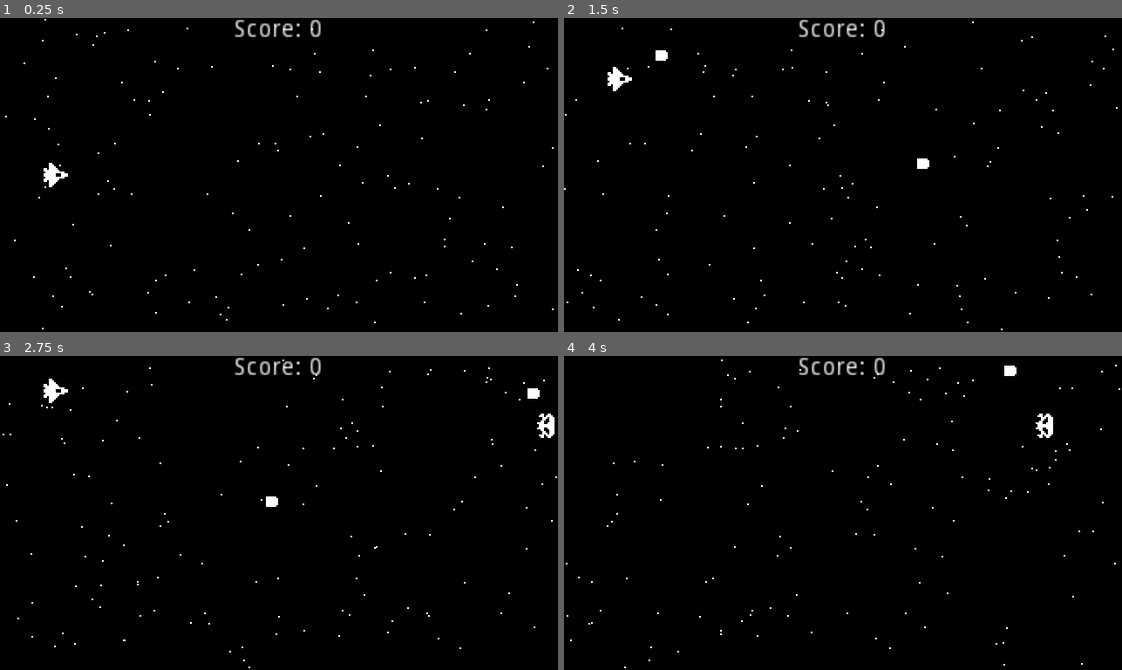
Above: before the commit, frames 1-4 (two rows, left to right).
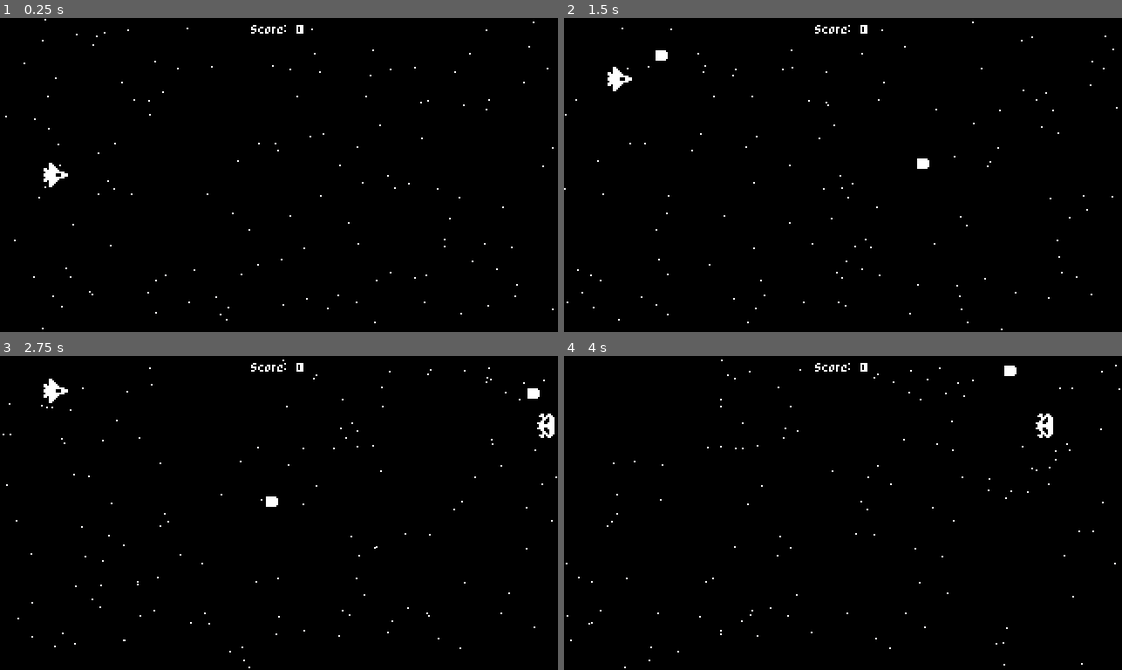
Above: after the commit, the same moments.

Repository: jackwkinsey/space-shooter-godot
Game: Godot game, scene res://Scenes/World.tscn
The game is run twice, just before and just after one commit, with the same random seed, the same clock (stepped at 60 frames per second) and the same inputs.
Inputs:
- Up to frame 1 (0.25 s): no input
- Up to frame 2 (1.5 s): hold Up (ui_up) 0.53-1.28 s; tap Z (fire_bullet) at 0.6, 1.35 s; hold Down (ui_down) from 1.28 s (still down)
- Up to frame 3 (2.75 s): release Down (ui_down) at 2.03 s; hold Up (ui_up) from 2.03 s (still down); tap Z (fire_bullet) at 2.1 s
- Up to frame 4 (4 s): tap Z (fire_bullet) at 2.85, 3.6 s; release Up (ui_up) at 3.53 s; hold Down (ui_down) from 3.53 s (still down)

The runs differ from the first frame. In frame 1, 0.4% of the frame differs, in the area x 42-58%, y 0-7%; in frame 2, 0.4%; in frame 3, 0.4%; in frame 4, 0.4%.

Commit message:
refactor: position score text on screen

Diff:
--- a/Scenes/World.tscn
+++ b/Scenes/World.tscn
@@ -1,8 +1,9 @@
-[gd_scene load_steps=5 format=2]
+[gd_scene load_steps=6 format=2]
 
 [ext_resource path="res://Scenes/Ship.tscn" type="PackedScene" id=1]
 [ext_resource path="res://Scenes/EnemySpawner.tscn" type="PackedScene" id=2]
 [ext_resource path="res://Scripts/World.gd" type="Script" id=3]
+[ext_resource path="res://Assets/Fonts/PixelFont.tres" type="DynamicFont" id=4]
 
 [sub_resource type="ParticlesMaterial" id=1]
 emission_shape = 2
@@ -52,8 +53,10 @@
 [node name="ScoreLabel" type="Label" parent="."]
 anchor_right = 1.0
 margin_bottom = 14.0
+custom_fonts/font = ExtResource( 4 )
 text = "Score: 0"
 align = 1
+valign = 1
 __meta__ = {
 "_edit_use_anchors_": false
 }
